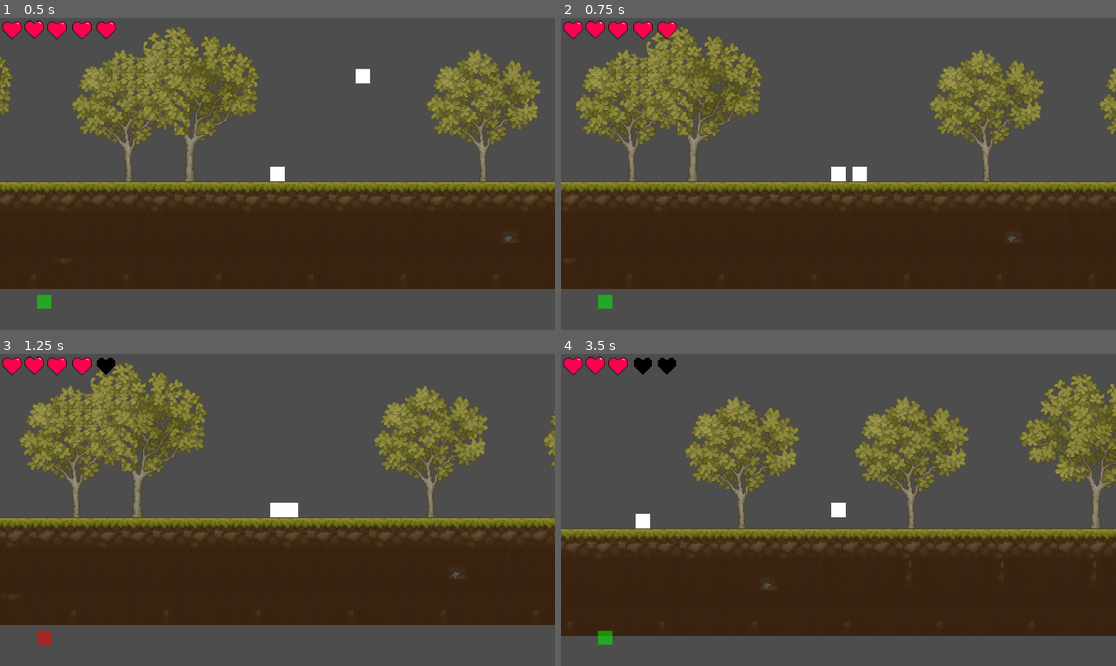
Above: before the commit, frames 1-4 (two rows, left to right).
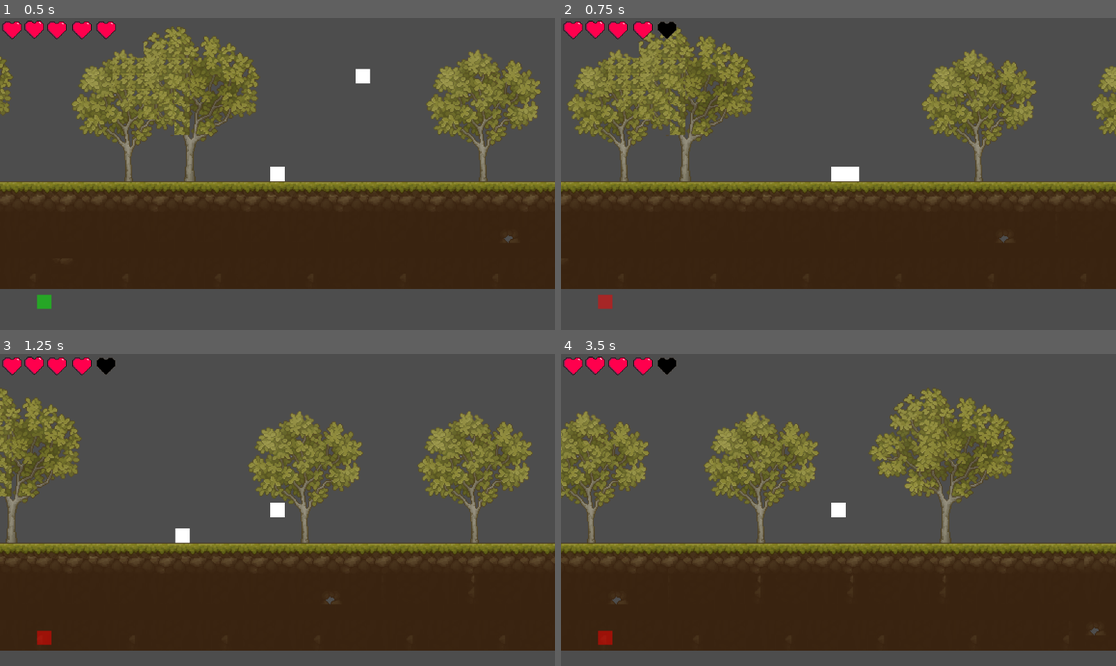
Above: after the commit, the same moments.

Repository: NibbitLive/Atomi
Game: Godot game, scene res://Pixel Art Platformer - Village Props v2.3.0/map.tscn
Two runs of this game, one before a commit and one after it. Both use one fixed random seed, a clock stepped at 60 frames per second and the inputs below.
Inputs (mouse positions are in pixels of both pictures, inside the frame that each line leads up to):
- Up to frame 1 (0.5 s): no input
- Up to frame 2 (0.75 s): move the mouse to (960, 158) at 0.52 s; hold D (right) from 0.53 s (still down); tap Ctrl (dash, bound only after the commit) at 0.6 s
- Up to frame 3 (1.25 s): keep holding D (right); tap Space (jump) at 0.77 s; tap E (dash, bound only before the commit) at 0.8 s
- Up to frame 4 (3.5 s): move the mouse to (727, 525) at 1.27 s; tap E (dash, bound only before the commit) at 1.35, 2.3 s; tap Space (jump) at 1.52, 3.02 s; tap Ctrl (dash, bound only after the commit) at 1.55, 2.85 s; move the mouse to (894, 441) at 2.02 s; release D (right) at 2.03 s; hold A (left) 2.03-2.78 s; click (894, 441) at 2.1 s; move the mouse to (810, 572) at 2.77 s; hold D (right) from 2.78 s (still down)

Frame 1 is identical in both runs. In frame 2, 11% of the frame differs, in the area x 0-100%, y 1-94%; in frame 3, 40%, in the area x 0-100%, y 2-96%; in frame 4, 31%.

Commit message:
changed dash keybind
its ctrl now

Diff:
--- a/project.godot
+++ b/project.godot
@@ -46,11 +46,6 @@
 "events": [Object(InputEventKey,"resource_local_to_scene":false,"resource_name":"","device":-1,"window_id":0,"alt_pressed":false,"shift_pressed":false,"ctrl_pressed":false,"meta_pressed":false,"pressed":false,"keycode":0,"physical_keycode":32,"key_label":0,"unicode":32,"echo":false,"script":null)
 ]
 }
-dash={
-"deadzone": 0.5,
-"events": [Object(InputEventKey,"resource_local_to_scene":false,"resource_name":"","device":-1,"window_id":0,"alt_pressed":false,"shift_pressed":false,"ctrl_pressed":false,"meta_pressed":false,"pressed":false,"keycode":0,"physical_keycode":69,"key_label":0,"unicode":101,"echo":false,"script":null)
-]
-}
 pause={
 "deadzone": 0.5,
 "events": [Object(InputEventKey,"resource_local_to_scene":false,"resource_name":"","device":-1,"window_id":0,"alt_press …(182 unchanged characters)…
@@ -60,6 +55,11 @@
 "deadzone": 0.5,
 "events": [Object(InputEventMouseButton,"resource_local_to_scene":false,"resource_name":"","device":-1,"window_id":0,"a …(258 unchanged characters)…
 , Object(InputEventKey,"resource_local_to_scene":false,"resource_name":"","device":-1,"window_id":0,"alt_pressed":false,"shift_pressed":false,"ctrl_pressed":false,"meta_pressed":false,"pressed":false,"keycode":0,"physical_keycode":81,"key_label":0,"unicode":113,"echo":false,"script":null)
+]
+}
+dash={
+"deadzone": 0.5,
+"events": [Object(InputEventKey,"resource_local_to_scene":false,"resource_name":"","device":-1,"window_id":0,"alt_pressed":false,"shift_pressed":false,"ctrl_pressed":false,"meta_pressed":false,"pressed":false,"keycode":0,"physical_keycode":4194326,"key_label":0,"unicode":0,"echo":false,"script":null)
 ]
 }
 
